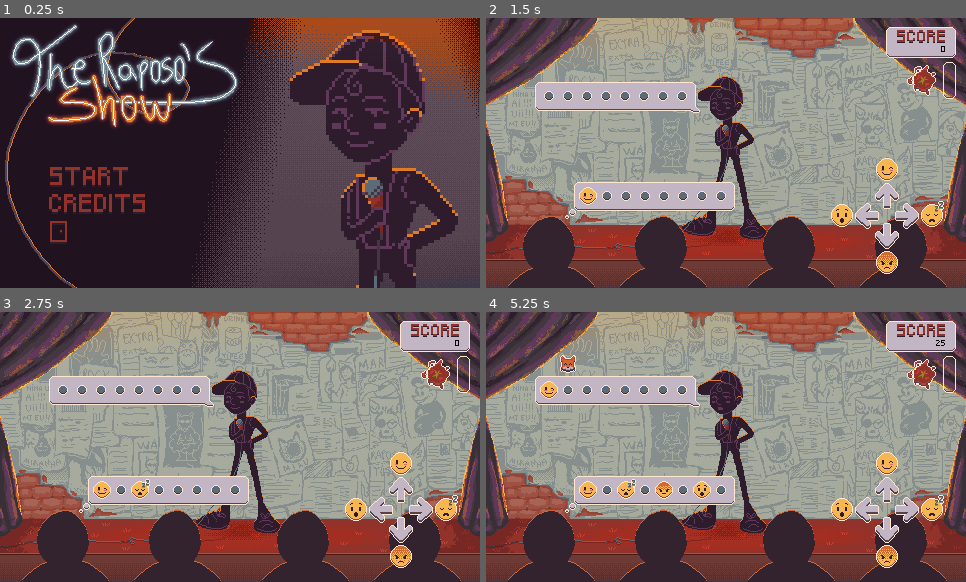
Above: before the commit, frames 1-4 (two rows, left to right).
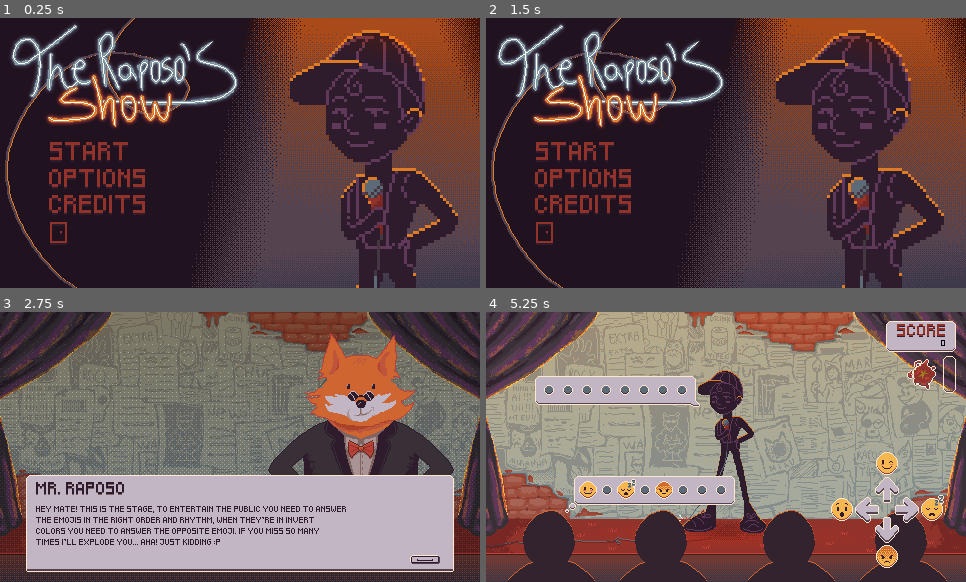
Above: after the commit, the same moments.

Repository: gdp-ufrj/raposo-standup
Game: Godot game, scene res://Scenes/main_menu.tscn
Same seed, same stepped clock (60 frames per second), same inputs: the game is played once before the commit and once after it.
Inputs (mouse positions are in pixels of both pictures, inside the frame that each line leads up to):
- Up to frame 1 (0.25 s): no input
- Up to frame 2 (1.5 s): click (615, 177) at 0.52 s; click (927, 261) at 1.25 s, where only the run after the commit has a clickable "Back"
- Up to frame 3 (2.75 s): click (129, 444) at 2.02 s
- Up to frame 4 (5.25 s): hold Right (RightEmoji) 2.78-3.53 s; tap Space (Confirm) every 0.75 s from 2.85 to 5.1 s; hold Down (DownEmoji) 3.53-4.28 s; hold Right (RightEmoji) 4.28-5.03 s; hold Up (UpEmoji) from 5.03 s (still down)

The runs differ from the first frame. In frame 1, 1.4% of the frame differs, in the area x 10-31%, y 45-84%; in frame 2, 90%, in the area x 0-100%, y 0-100%; in frame 3, 84%; in frame 4, 0.8%.

Commit message:
Implementado configurações de volume

Diff:
--- a/Scenes/gameplay.tscn
+++ b/Scenes/gameplay.tscn
@@ -420,21 +420,27 @@
 
 [node name="Music" type="AudioStreamPlayer2D" parent="Audios"]
 stream = ExtResource("4_4nw44")
+bus = &"Music"
 
 [node name="Clap" type="AudioStreamPlayer2D" parent="Audios"]
 stream = ExtResource("15_l0t1s")
+bus = &"SFX"
 
 [node name="Explosion" type="AudioStreamPlayer2D" parent="Audios"]
 stream = ExtResource("18_233go")
+bus = &"SFX"
 
 [node name="Laughter" type="AudioStreamPlayer2D" parent="Audios"]
 stream = ExtResource("19_4aepu")
+bus = &"SFX"
 
 [node name="Booing" type="AudioStreamPlayer2D" parent="Audios"]
 stream = ExtResource("20_74lde")
+bus = &"SFX"
 
 [node name="Cricket" type="AudioStreamPlayer2D" parent="Audios"]
 stream = ExtResource("21_cxxpw")
+bus = &"SFX"
 
 [node name="GameOver" type="Sprite2D" parent="."]
 visible = false
--- a/Scenes/main_menu.tscn
+++ b/Scenes/main_menu.tscn
@@ -37,9 +37,9 @@
 anchor_right = 0.025
 anchor_bottom = 0.95
 offset_left = 36.0
-offset_top = -110.0
+offset_top = -135.0
 offset_right = 196.0
-offset_bottom = 26.0
+offset_bottom = 1.0
 grow_vertical = 0
 
 [node name="StartButton" type="TextureButton" parent="ButtonsContainer"]
@@ -49,7 +49,6 @@
 texture_hover = ExtResource("4_glwpk")
 
 [node name="OptionsButton" type="TextureButton" parent="ButtonsContainer"]
-visible = false
 layout_mode = 2
 texture_normal = ExtResource("5_03po1")
 texture_pressed = ExtResource("6_h5dmg")
--- a/Scenes/options_menu.tscn
+++ b/Scenes/options_menu.tscn
@@ -1,8 +1,9 @@
-[gd_scene load_steps=4 format=3 uid="uid://bh20agngplluy"]
+[gd_scene load_steps=5 format=3 uid="uid://bh20agngplluy"]
 
 [ext_resource type="Texture2D" uid="uid://o48oq20hb6t4" path="res://Assets/Visual/Background/Main Menu/telaprincipal.png" id="1_kpde8"]
 [ext_resource type="Script" path="res://Scripts/OptionsMenu.gd" id="1_t8lyi"]
 [ext_resource type="FontFile" uid="uid://buwkc6nlcdvoa" path="res://Assets/Fonts/Pixeled.ttf" id="2_hlf0r"]
+[ext_resource type="PackedScene" uid="uid://cllsuq7qaw3j1" path="res://Scenes/volume_change.tscn" id="4_11weh"]
 
 [node name="Options" type="Control"]
 layout_mode = 3
@@ -23,9 +24,9 @@
 [node name="VBoxContainer" type="VBoxContainer" parent="."]
 layout_mode = 0
 offset_left = 58.0
-offset_top = 115.0
-offset_right = 98.0
-offset_bottom = 155.0
+offset_top = 65.0
+offset_right = 312.0
+offset_bottom = 255.0
 
 [node name="Resolution" type="HBoxContainer" parent="VBoxContainer"]
 layout_mode = 2
@@ -41,3 +42,25 @@
 theme_override_fonts/font = ExtResource("2_hlf0r")
 keep_pressed_outside = true
 alignment = 2
+
+[node name="Master Volume" parent="VBoxContainer" instance=ExtResource("4_11weh")]
+layout_mode = 2
+bus_name = "Master"
+
+[node name="Music Volume" parent="VBoxContainer" instance=ExtResource("4_11weh")]
+layout_mode = 2
+bus_name = "Music"
+
+[node name="SFX Volume" parent="VBoxContainer" instance=ExtResource("4_11weh")]
+layout_mode = 2
+bus_name = "SFX"
+
+[node name="Button" type="Button" parent="."]
+layout_mode = 0
+offset_left = 417.0
+offset_top = 227.0
+offset_right = 462.0
+offset_bottom = 258.0
+text = "Back"
+
+[connection signal="pressed" from="Button" to="." method="_on_button_pressed"]
--- /dev/null
+++ b/Scenes/volume_change.tscn
@@ -0,0 +1,20 @@
+[gd_scene load_steps=3 format=3 uid="uid://cllsuq7qaw3j1"]
+
+[ext_resource type="Script" path="res://Scripts/AudioSettings.gd" id="1_ga6dv"]
+[ext_resource type="FontFile" uid="uid://buwkc6nlcdvoa" path="res://Assets/Fonts/Pixeled.ttf" id="2_32u3r"]
+
+[node name="VolumeChange" type="HBoxContainer"]
+script = ExtResource("1_ga6dv")
+
+[node name="Label" type="Label" parent="."]
+custom_minimum_size = Vector2(125, 32)
+layout_mode = 2
+theme_override_fonts/font = ExtResource("2_32u3r")
+text = "Volume"
+
+[node name="HSlider" type="HSlider" parent="."]
+custom_minimum_size = Vector2(150, 0)
+layout_mode = 2
+size_flags_vertical = 4
+max_value = 1.0
+step = 0.05
--- /dev/null
+++ b/Scripts/AudioSettings.gd
@@ -0,0 +1,26 @@
+extends HBoxContainer
+
+@onready var audio_name_label = $Label as Label
+@onready var h_slider = $HSlider as HSlider
+
+@export_enum("Master", "Music", "SFX") var bus_name : String
+
+var bus_index : int = 0
+
+func _ready():
+	get_bus_name_by_index()
+	set_name_label_text()
+	set_slider_value()
+	h_slider.value_changed.connect(on_value_changed)
+
+func set_name_label_text():
+	audio_name_label.text = str(bus_name)
+
+func get_bus_name_by_index():
+	bus_index = AudioServer.get_bus_index(bus_name)
+
+func set_slider_value():
+	h_slider.value = db_to_linear(AudioServer.get_bus_volume_db(bus_index))
+
+func on_value_changed(value : float):
+	AudioServer.set_bus_volume_db(bus_index, linear_to_db(value))
--- a/Scripts/MainMenu.gd
+++ b/Scripts/MainMenu.gd
@@ -12,7 +12,7 @@
 
 
 func _on_options_button_pressed():
-	pass # Replace with function body.
+	get_tree().change_scene_to_file("res://Scenes/options_menu.tscn")
 
 
 func _on_credits_button_pressed():
--- a/Scripts/OptionsMenu.gd
+++ b/Scripts/OptionsMenu.gd
@@ -1,6 +1,7 @@
 extends Control
 
 @onready var resolution_button = $VBoxContainer/Resolution/OptionButton as OptionButton
+@onready var back_menu = $Button as Button
 
 const RESOLUTION_DICTIONARY : Dictionary = {
 	"480 x 270" : Vector2i(480, 270),
@@ -18,9 +19,9 @@
 
 func on_resolution_selected(index : int) -> void:
 	var window_size = RESOLUTION_DICTIONARY.values()[index]
-	var screen_size = DisplayServer.screen_get_size()  #pega o tamanho do monitor onde está a janela do jogo
-	var screen_position = DisplayServer.screen_get_position()
-	#var screen_center = Vector2(screen_size.x / 2 - window_size.x / 2, screen_size.y / 2 - window_size.y / 2)
-	var screen_center = Vector2(0, 0)
 	DisplayServer.window_set_size(window_size)
-	#DisplayServer.window_set_position(screen_center)
+	get_window().move_to_center()
+
+
+func _on_button_pressed():
+	get_tree().change_scene_to_file("res://Scenes/main_menu.tscn")
--- /dev/null
+++ b/default_bus_layout.tres
@@ -0,0 +1,15 @@
+[gd_resource type="AudioBusLayout" format=3 uid="uid://dehlgy4alfewc"]
+
+[resource]
+bus/1/name = &"Music"
+bus/1/solo = false
+bus/1/mute = false
+bus/1/bypass_fx = false
+bus/1/volume_db = 0.0
+bus/1/send = &"Master"
+bus/2/name = &"SFX"
+bus/2/solo = false
+bus/2/mute = false
+bus/2/bypass_fx = false
+bus/2/volume_db = 0.0
+bus/2/send = &"Master"
